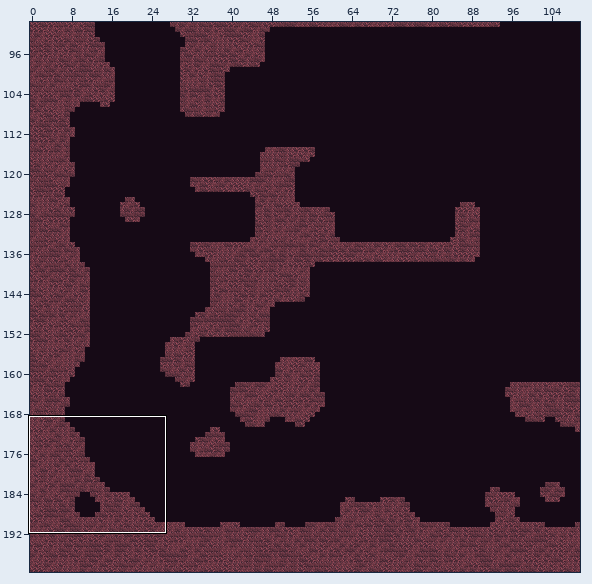
An edit to a level. Tiled map, android/assets/maps/level1.tmx. The picture above shows the old version from afar; the outline marks the close-up.
Close-up. Before:
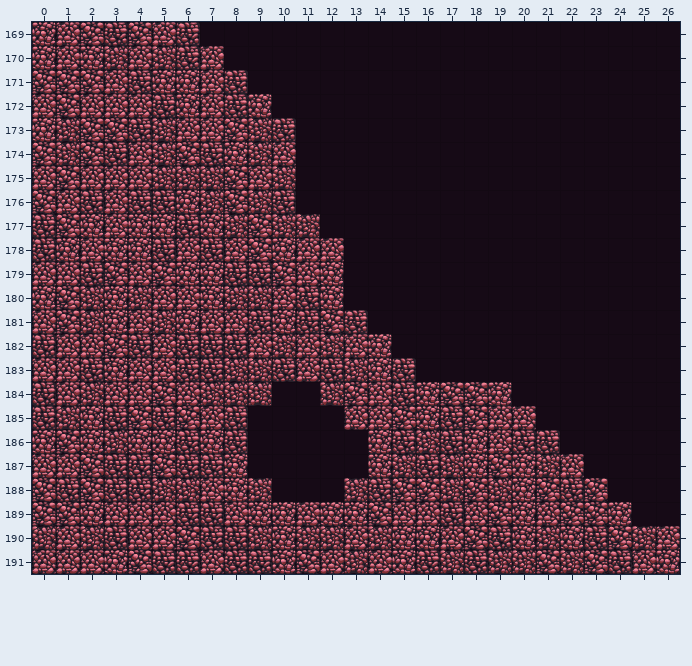
Cells are 64x64 px. Shown: x 0..26, y 169..191. The commit also changed other parts of the map, which this record leaves out.
The result:
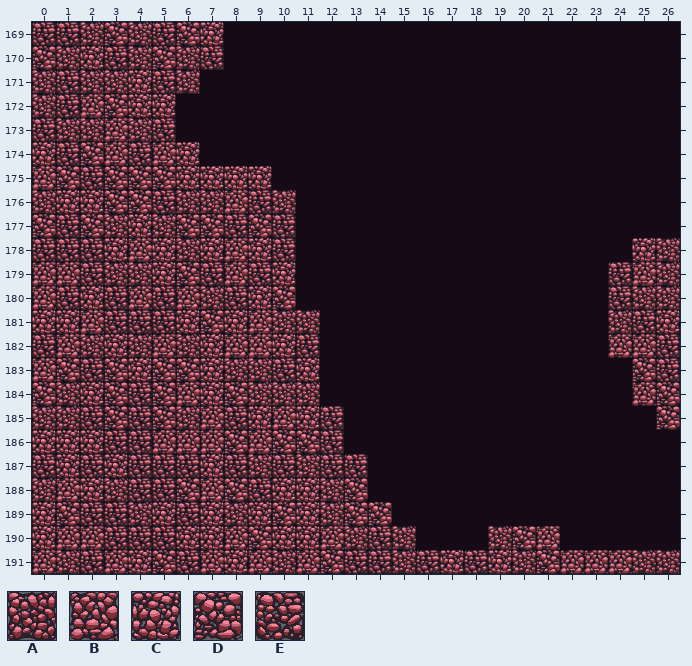
Key: from "tileMapGutter": A 5, B 6, C 7, D 8, E 9.
_ is an empty cell.
The edit:
Layer "terrain":
y 169: x 0..7 CBDEDBE_ -> EEADAEDC
y 170: x 0..1 CB -> DA; x 3..7 ABAEB -> EADAE
y 171: x 0..8 DDDBECCBE -> AEAACEA__
y 172: x 0..1 BD -> AE; x 3..9 BBECBEC -> DCC____
y 173: x 0 C -> E; x 2..10 DDEABBDAE -> ABAE_____
y 174: x 0..1 DA -> CE; x 3..10 EBADECAB -> BEBC____
y 175: x 2..10 BBBAAADBA -> EDDDCCCC_
y 176: x 0..4 DBEBE -> ACCDD; x 6 C -> A; x 8..10 DAE -> BEA
y 177: x 0..3 EDCB -> DEDA; x 5..8 CECA -> ADDE; x 10..11 AA -> E_
y 178: x 1..2 CB -> EE; x 4..7 CEBE -> BCAC; x 9..12 DCBB -> CE__; x 25..26 __ -> CA
y 179: x 3..8 DBDCCE -> AACDEB; x 10..12 DBC -> C__; x 24..26 ___ -> EBA
y 180: x 0..5 CDACAB -> BECEBE; x 7..12 CAABEC -> AECD__; x 24..26 ___ -> EAA
y 181: x 0..5 BDACBA -> CCBEEE; x 7..13 BBECEDE -> DCBAA__; x 24..26 ___ -> AEC
y 182: x 2..4 BDE -> ACA; x 6..8 EEE -> ACB; x 10..14 ABABC -> CE___; x 24..26 ___ -> BBE
y 183: x 1 B -> D; x 3..7 CBBEE -> DCDDC; x 11..15 BEACE -> C____; x 25..26 __ -> DE
y 184: x 0..4 EBABB -> DACDE; x 7..8 AA -> CD; x 10..19 __ADBECDDC -> AA________; x 25..26 __ -> BD
y 185: x 0 E -> A; x 2..6 CEDED -> EDEDA; x 9..20 ____BBDCEDBB -> CBCE________; x 26 _ -> D
y 186: x 1 D -> C; x 3..12 ACCECE____ -> EEBBBDBDDE; x 14..21 CEAECBEE -> ________
y 187: x 0..3 BBDE -> ECEC; x 5 D -> E; x 7..22 EC_____CAEACDCAB -> CEAEAEE_________
y 188: x 0..3 DEDE -> ABCA; x 5..6 AA -> ED; x 8..23 CA___AEDDADACDED -> DECCAD__________
y 189: x 0 D -> C; x 2..5 CBBB -> EEAC; x 7..8 EB -> CA; x 10..13 CBCC -> DCAD; x 15..24 BBEBDCBDDC -> __________
y 190: x 0 A -> C; x 2 A -> B; x 4..9 BBDEEA -> EECCBD; x 11..26 AABACCBDECACEDAB -> CBAEA___ADB_____
y 191: x 1..5 BBCDE -> AEBCD; x 8..15 EECDBABC -> CBABDEEA; x 17 A -> C; x 19 A -> C; x 22..26 ADEBC -> BBBAA
Changed places in both close-ups, as pixel boxes (x1, y1, x2, y2):
changed: (32, 22, 680, 574)
